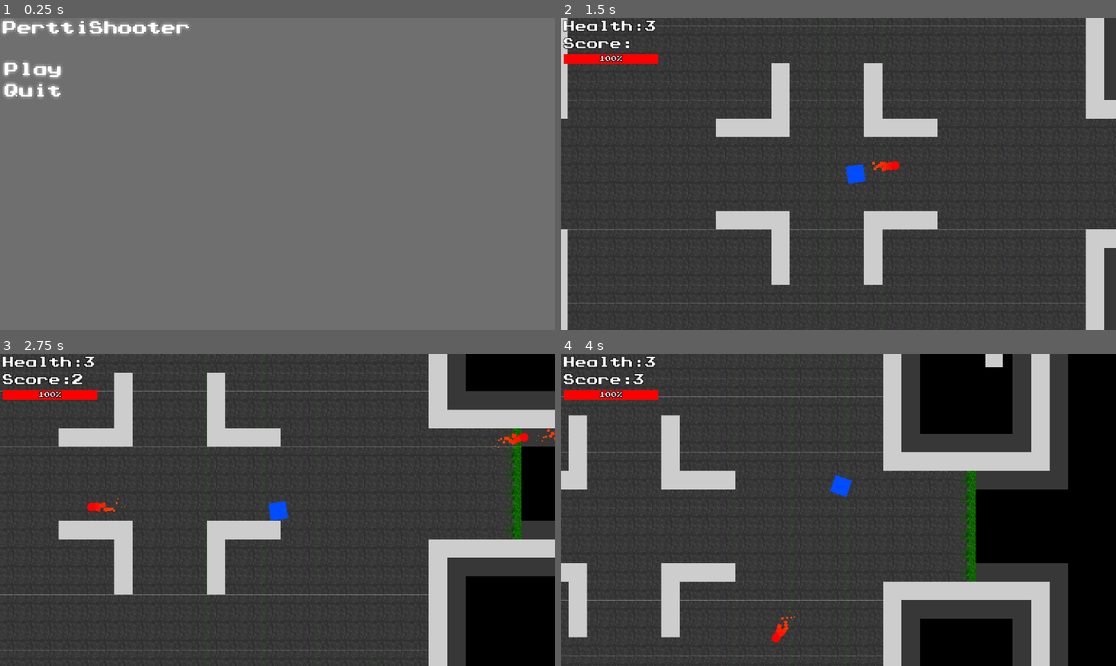
Above: before the commit, frames 1-4 (two rows, left to right).
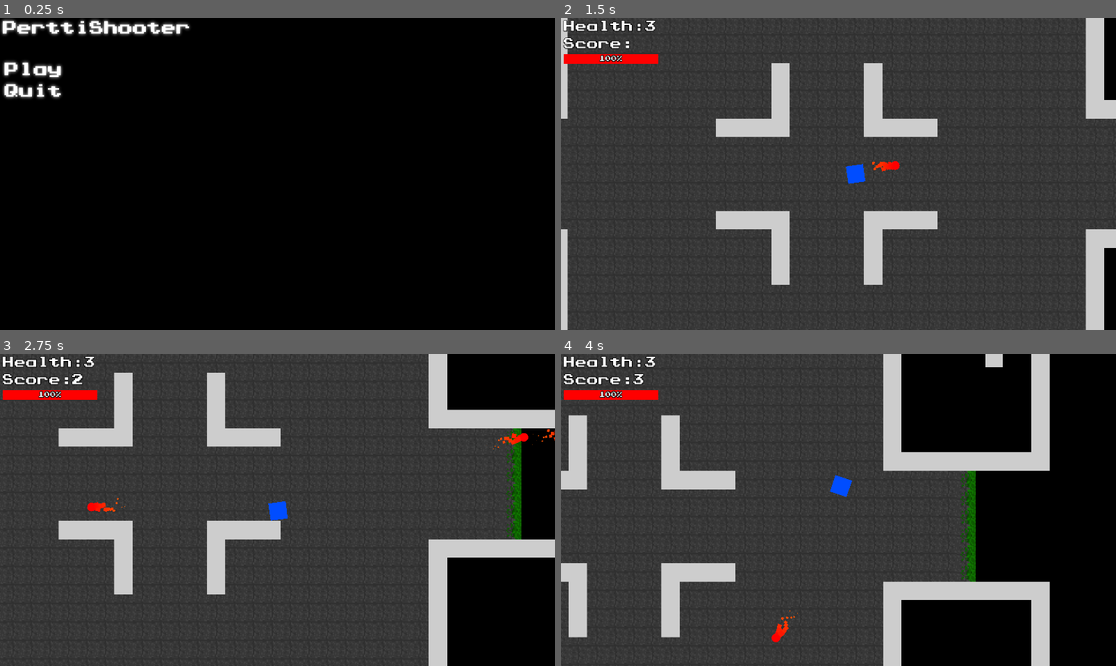
Above: after the commit, the same moments.

Repository: Kirottu/perttishooter
Game: Godot game, scene res://Scenes/MainMenu.tscn
The game is run twice, just before and just after one commit, with the same random seed, the same clock (stepped at 60 frames per second) and the same inputs.
Inputs (mouse positions are in pixels of both pictures, inside the frame that each line leads up to):
- Up to frame 1 (0.25 s): no input
- Up to frame 2 (1.5 s): click "Play" at 0.5 s; tap Enter at 1.25 s; move the mouse to (960, 158) at 1.27 s; hold D (right) from 1.28 s (still down); hold Space (fire) from 1.28 s (still down)
- Up to frame 3 (2.75 s): move the mouse to (166, 525) at 2.02 s; release D (right) at 2.03 s; release Space (fire) at 2.03 s; hold S (down) from 2.03 s (still down); tap Space (fire) at 2.1 s
- Up to frame 4 (4 s): move the mouse to (894, 441) at 2.77 s; release S (down) at 2.78 s; hold D (right) 2.78-3.53 s; hold Space (fire) 2.78-3.53 s; move the mouse to (810, 572) at 3.52 s; hold W (up) from 3.53 s (still down); tap Space (fire) at 3.6 s

The runs differ from the first frame. In frame 1, 99% of the frame differs, in the area x 0-100%, y 0-100%; in frame 2, 1.8%; in frame 3, 5.2%; in frame 4, 10%.

Commit message:
fixed texture glitch

Diff:
--- a/project.godot
+++ b/project.godot
@@ -68,5 +68,6 @@
 
 [rendering]
 
-environment/default_clear_color=Color( 0.21875, 0.21875, 0.21875, 1 )
+quality/2d/use_pixel_snap=true
+environment/default_clear_color=Color( 0, 0, 0, 1 )
 environment/default_environment="res://default_env.tres"
